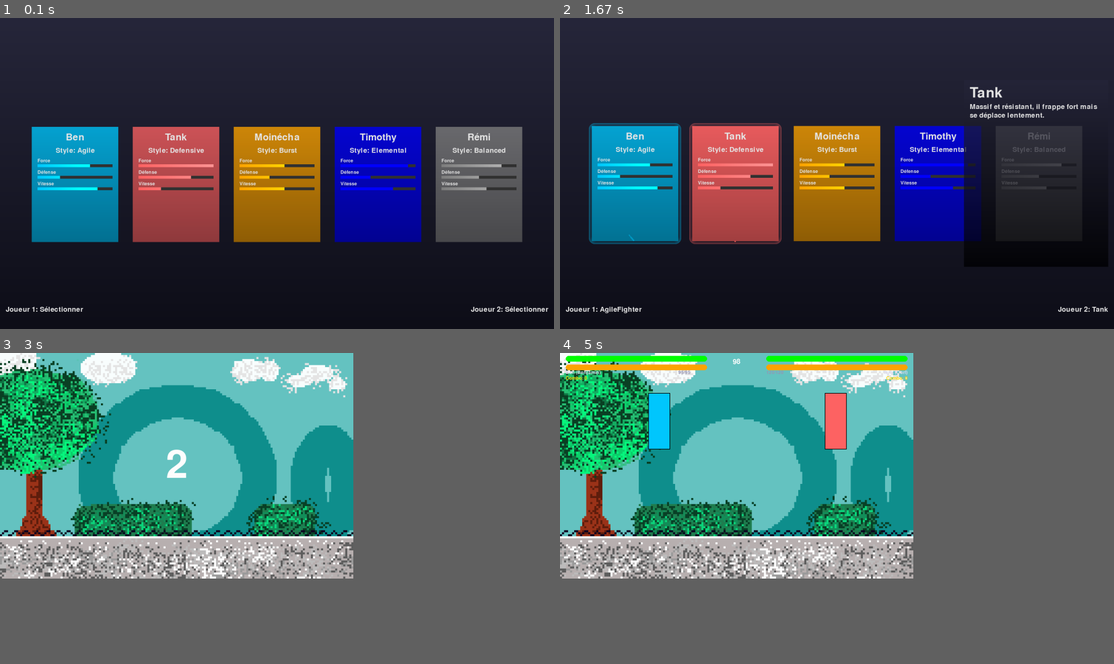
Above: before the commit, frames 1-4 (two rows, left to right).
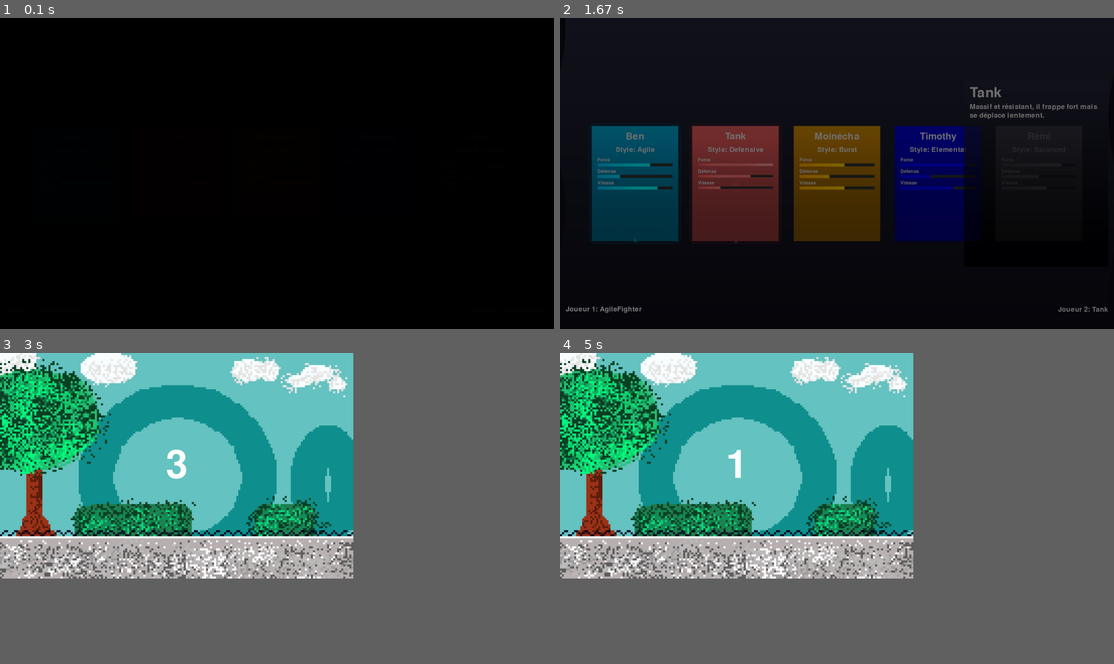
Above: after the commit, the same moments.

Repository: CarlosLeBg/pythfighter
Game: pygame game, started from src/core/selector.py
Two runs of this game, one before a commit and one after it. Both use one fixed random seed, a clock stepped at 60 frames per second and the inputs below.
Inputs (mouse positions are in pixels of both pictures, inside the frame that each line leads up to):
- Up to frame 1 (0.1 s): no input
- Up to frame 2 (1.67 s): click (632, 182) at 0.9 s; click (737, 182) at 1.23 s
- Up to frame 3 (3 s): no input
- Up to frame 4 (5 s): tap Enter at 4.73 s

The runs differ from the first frame. In frame 1, 94% of the frame differs, in the area x 0-100%, y 0-95%; in frame 2, 62%; in frame 3, 0.1%; in frame 4, 3.7%.

Commit message:
Modif de Carlos

Diff:
--- a/src/core/selector.py
+++ b/src/core/selector.py
@@ -1,17 +1,18 @@
 import pygame
 import sys
 import os
-
-sys.path.append(os.path.abspath(os.path.join(os.path.dirname(__file__), '..')))
-
-
 import subprocess
 import time
-from math import sin, cos
+from math import sin, cos, radians
 from dataclasses import dataclass
 from typing import List, Dict, Tuple
+import random
+
+sys.path.append(os.path.abspath(os.path.join(os.path.dirname(__file__), '..')))
+
 from config.settings import GameSettings
 from config.fighters import AgileFighter, Tank, BurstDamage, ThunderStrike, Bruiser
+from managers.position_manager import PositionManager
 
 FIGHTERS = {
     "AgileFighter": AgileFighter(),
@@ -20,15 +21,13 @@
     "ThunderStrike": ThunderStrike(),
     "Bruiser": Bruiser()
 }
-from managers.position_manager import PositionManager
-import threading
 
 SETTINGS = GameSettings()
 SCREEN_WIDTH = SETTINGS.SCREEN_WIDTH
 SCREEN_HEIGHT = SETTINGS.SCREEN_HEIGHT
 FPS = SETTINGS.FPS
 
-# Enhanced colors
+# Enhanced colors with alpha support
 BACKGROUND_COLOR = (15, 15, 25)
 TEXT_COLOR = (230, 230, 230)
 HOVER_COLOR = (255, 255, 255, 200)
@@ -36,26 +35,72 @@
 GRADIENT_TOP = (40, 40, 60)
 GRADIENT_BOTTOM = (15, 15, 25)
 
-class ParticleSystem:
+class EnhancedParticleSystem:
     def __init__(self):
         self.particles = []
-
-    def create_particle(self, pos, color):
-        particle = {
+        self.particle_types = {
+            'sparkle': self._create_sparkle,
+            'trail': self._create_trail,
+            'explosion': self._create_explosion
+        }
+
+    def _create_sparkle(self, pos, color):
+        angle = random.uniform(0, 360)
+        speed = random.uniform(2, 4)
+        return {
             'pos': list(pos),
-            'velocity': [((pygame.time.get_ticks() % 10) - 5) / 2, -3],
-            'lifetime': 60,
+            'velocity': [speed * cos(radians(angle)), speed * sin(radians(angle))],
+            'lifetime': random.randint(40, 80),
             'color': (*color, 255),
-            'size': 4
+            'size': random.uniform(2, 4),
+            'type': 'sparkle'
         }
+
+    def _create_trail(self, pos, color):
+        return {
+            'pos': list(pos),
+            'velocity': [random.uniform(-0.5, 0.5), random.uniform(-1, -2)],
+            'lifetime': random.randint(30, 50),
+            'color': (*color, 255),
+            'size': random.uniform(3, 6),
+            'type': 'trail'
+        }
+
+    def _create_explosion(self, pos, color):
+        angle = random.uniform(0, 360)
+        speed = random.uniform(4, 8)
+        return {
+            'pos': list(pos),
+            'velocity': [speed * cos(radians(angle)), speed * sin(radians(angle))],
+            'lifetime': random.randint(20, 40),
+            'color': (*color, 255),
+            'size': random.uniform(4, 8),
+            'type': 'explosion'
+        }
+
+    def create_particle(self, pos, color, particle_type='sparkle'):
+        particle = self.particle_types[particle_type](pos, color)
         self.particles.append(particle)
+
+    def create_explosion(self, pos, color, num_particles=20):
+        for _ in range(num_particles):
+            self.create_particle(pos, color, 'explosion')
 
     def update(self):
         for particle in self.particles[:]:
             particle['pos'][0] += particle['velocity'][0]
             particle['pos'][1] += particle['velocity'][1]
             particle['lifetime'] -= 1
-            particle['size'] *= 0.95
+
+            if particle['type'] == 'sparkle':
+                particle['size'] *= 0.95
+            elif particle['type'] == 'trail':
+                particle['velocity'][1] += 0.1  # Gravity effect
+            elif particle['type'] == 'explosion':
+                particle['size'] *= 0.9
+                particle['velocity'][0] *= 0.95
+                particle['velocity'][1] *= 0.95
+
             if particle['lifetime'] <= 0:
                 self.particles.remove(particle)
 
@@ -63,9 +108,16 @@
         for particle in self.particles:
             alpha = min(255, particle['lifetime'] * 4)
             color = (*particle['color'][:3], alpha)
-            pygame.draw.circle(screen, color,
-                             (int(particle['pos'][0]), int(particle['pos'][1])),
-                             int(particle['size']))
+
+            if particle['type'] == 'sparkle':
+                pygame.draw.circle(screen, color,
+                                 (int(particle['pos'][0]), int(particle['pos'][1])),
+                                 int(particle['size']))
+            elif particle['type'] in ['trail', 'explosion']:
+                size = int(particle['size'])
+                surf = pygame.Surface((size * 2, size * 2), pygame.SRCALPHA)
+                pygame.draw.circle(surf, color, (size, size), size)
+                screen.blit(surf, (int(particle['pos'][0] - size), int(particle['pos'][1] - size)))
 
 class CharacterSelect:
     def __init__(self):
@@ -78,16 +130,36 @@
         self.current_player = "player1"
         self.animation_time = 0
         self.hovered_character = None
-        self.particles = ParticleSystem()
-        self.selection_done = False  # New flag for selection completion
-
-        # Load and create fonts
-        self.fonts = {
-            'title': pygame.font.Font(None, 72),
-            'subtitle': pygame.font.Font(None, 48),
-            'normal': pygame.font.Font(None, 36),
-            'small': pygame.font.Font(None, 24)
-        }
+        self.particles = EnhancedParticleSystem()
+        self.selection_done = False
+
+        # Sound effects
+        pygame.mixer.init()
+        self.hover_sound = pygame.mixer.Sound("assets/sounds/hover.wav") if os.path.exists("assets/sounds/hover.wav") else None
+        self.select_sound = pygame.mixer.Sound("assets/sounds/select.wav") if os.path.exists("assets/sounds/select.wav") else None
+
+        # Load and create fonts with fallback
+        try:
+            font_path = "assets/fonts/your-fancy-font.ttf"
+            self.fonts = {
+                'title': pygame.font.Font(font_path if os.path.exists(font_path) else None, 72),
+                'subtitle': pygame.font.Font(font_path if os.path.exists(font_path) else None, 48),
+                'normal': pygame.font.Font(font_path if os.path.exists(font_path) else None, 36),
+                'small': pygame.font.Font(font_path if os.path.exists(font_path) else None, 24)
+            }
+        except:
+            self.fonts = {
+                'title': pygame.font.Font(None, 72),
+                'subtitle': pygame.font.Font(None, 48),
+                'normal': pygame.font.Font(None, 36),
+                'small': pygame.font.Font(None, 24)
+            }
+
+        # Transition effects
+        self.transition_alpha = 255
+        self.fade_speed = 5
+        self.transition_surface = pygame.Surface((SCREEN_WIDTH, SCREEN_HEIGHT))
+        self.transition_surface.fill((0, 0, 0))
 
     def draw_gradient_background(self):
         for y in range(SCREEN_HEIGHT):
@@ -96,7 +168,11 @@
                 GRADIENT_TOP[i] + (GRADIENT_BOTTOM[i] - GRADIENT_TOP[i]) * progress
                 for i in range(3)
             ]
-            pygame.draw.line(self.screen, color, (0, y), (SCREEN_WIDTH, y))
+            # Add subtle wave effect
+            wave_offset = sin(self.animation_time + y/100) * 20
+            pygame.draw.line(self.screen, color,
+                           (max(0, wave_offset), y),
+                           (SCREEN_WIDTH + min(0, wave_offset), y))
 
     def create_card_glow(self, surface, color, radius):
         glow = pygame.Surface((surface.get_width() + radius * 2,
@@ -104,7 +180,10 @@
                             pygame.SRCALPHA)
         for i in range(radius, 0, -1):
             alpha = int(100 * (i / radius))
-            pygame.draw.rect(glow, (*color, alpha),
+            # Add pulsing effect
+            pulse = sin(self.animation_time * 4) * 0.3 + 0.7
+            color_pulse = tuple(int(c * pulse) for c in color)
+            pygame.draw.rect(glow, (*color_pulse, alpha),
                            (radius - i, radius - i,
                             surface.get_width() + i * 2,
                             surface.get_height() + i * 2),
@@ -113,92 +192,113 @@
 
     def draw_character_card(self, name, data):
         card_rect = self.position_manager.card_positions[name]
-        hover = card_rect.collidepoint(pygame.mouse.get_pos())
-
-        # Card animation
+        mouse_pos = pygame.mouse.get_pos()
+        hover = card_rect.collidepoint(mouse_pos)
+
+        # Enhanced card animation
         y_offset = sin(self.animation_time * 3) * 5
         x_offset = 0
         if hover:
             x_offset = sin(self.animation_time * 8) * 3
             self.hovered_character = name
-            if pygame.time.get_ticks() % 10 == 0:
+            # Enhanced particle effects
+            if pygame.time.get_ticks() % 5 == 0:
                 self.particles.create_particle(
                     (card_rect.x + SETTINGS.CARD_WIDTH/2,
                      card_rect.y + SETTINGS.CARD_HEIGHT),
-                    data.color)
-
-        # Create card surface
+                    data.color,
+                    'trail')
+
+                # Add sparkles around the card
+                for _ in range(2):
+                    edge_pos = (
+                        card_rect.x + random.uniform(0, SETTINGS.CARD_WIDTH),
+                        card_rect.y + random.uniform(0, SETTINGS.CARD_HEIGHT)
+                    )
+                    self.particles.create_particle(edge_pos, data.color, 'sparkle')
+
+        # Create card surface with enhanced effects
         card_surface = pygame.Surface((SETTINGS.CARD_WIDTH, SETTINGS.CARD_HEIGHT),
                                     pygame.SRCALPHA)
 
-        # Draw card shadow and background
+        # Enhanced card shadow and background
+        shadow_offset = abs(sin(self.animation_time * 2)) * 4 + 4
         pygame.draw.rect(card_surface, CARD_SHADOW_COLOR,
-                        (4, 4, SETTINGS.CARD_WIDTH, SETTINGS.CARD_HEIGHT),
+                        (shadow_offset, shadow_offset,
+                         SETTINGS.CARD_WIDTH, SETTINGS.CARD_HEIGHT),
                         border_radius=20)
 
-        # Card base color with gradient
+        # Enhanced card gradient with animation
         for y in range(SETTINGS.CARD_HEIGHT):
             progress = y / SETTINGS.CARD_HEIGHT
+            wave = sin(self.animation_time * 2 + progress * 3) * 0.1
             color = [
-                max(0, min(255, data.color[i] * (1 - progress * 0.3)))
+                max(0, min(255, data.color[i] * (1 - progress * 0.3 + wave)))
                 for i in range(3)
             ]
             alpha = 230 if hover else 200
             pygame.draw.line(card_surface, (*color, alpha),
                            (0, y), (SETTINGS.CARD_WIDTH, y))
 
-        # Card content
+        # Card content with enhanced animations
+        self._draw_card_content(card_surface, data, hover)
+
+        # Selection indicators with enhanced effects
+        if name in [self.selected['player1'], self.selected['player2']]:
+            glow_color = SETTINGS.PLAYER1_COLOR if name == self.selected['player1'] else SETTINGS.PLAYER2_COLOR
+            glow = self.create_card_glow(card_surface, glow_color, 10)
+            self.screen.blit(glow,
+                           (card_rect.x + x_offset - 10,
+                            card_rect.y + y_offset - 10))
+
+        self.screen.blit(card_surface,
+                        (card_rect.x + x_offset, card_rect.y + y_offset))
+
+    def _draw_card_content(self, surface, data, hover):
         y_content = 20
 
-        # Character name
+        # Animated character name
         name_parts = data.name.split(" ")
+        scale = 1 + sin(self.animation_time * 4) * 0.05 if hover else 1
         text = self.fonts['subtitle'].render(name_parts[0], True, TEXT_COLOR)
-        card_surface.blit(text,
-                         (SETTINGS.CARD_WIDTH//2 - text.get_width()//2, y_content))
+        scaled_text = pygame.transform.scale(text,
+                                          (int(text.get_width() * scale),
+                                           int(text.get_height() * scale)))
+        surface.blit(scaled_text,
+                    (SETTINGS.CARD_WIDTH//2 - scaled_text.get_width()//2, y_content))
         y_content += 50
 
-        # Fighting style
-        style = self.fonts['normal'].render(f"Style: {data.style}", True, TEXT_COLOR)
-        card_surface.blit(style,
-                         (SETTINGS.CARD_WIDTH//2 - style.get_width()//2, y_content))
+        # Fighting style with hover effect
+        style_color = (*TEXT_COLOR[:3], 255 if hover else 200)
+        style = self.fonts['normal'].render(f"Style: {data.style}", True, style_color)
+        surface.blit(style,
+                    (SETTINGS.CARD_WIDTH//2 - style.get_width()//2, y_content))
         y_content += 40
 
-        # Stats bars
+        # Enhanced stats bars with animations
         for stat_name, value in list(data.stats.items())[:3]:
             stat_text = self.fonts['small'].render(stat_name, True, TEXT_COLOR)
-            card_surface.blit(stat_text, (20, y_content))
+            surface.blit(stat_text, (20, y_content))
 
             bar_width = SETTINGS.CARD_WIDTH - 40
-            # Background bar
-            pygame.draw.rect(card_surface, (50, 50, 50),
-                           (20, y_content + 20, bar_width, 10))
-            # Value bar with gradient
+            # Background bar with subtle animation
+            bg_height = 10 + sin(self.animation_time * 3) * 2 if hover else 10
+            pygame.draw.rect(surface, (50, 50, 50),
+                           (20, y_content + 20, bar_width, bg_height))
+
+            # Animated value bar with enhanced gradient
             value_width = int(bar_width * (value/10 if isinstance(value, (int, float)) else value/120))
             for x in range(value_width):
                 progress = x / bar_width
+                wave = sin(self.animation_time * 4 + progress * 10) * 0.1 if hover else 0
                 color = [
-                    max(0, min(255, data.color[i] * (1 + progress * 0.5)))
+                    max(0, min(255, data.color[i] * (1 + progress * 0.5 + wave)))
                     for i in range(3)
                 ]
-                pygame.draw.line(card_surface, color,
+                pygame.draw.line(surface, color,
                                (20 + x, y_content + 20),
-                               (20 + x, y_content + 29))
+                               (20 + x, y_content + 20 + bg_height))
             y_content += 40
-
-        # Selection indicators
-        if name == self.selected['player1']:
-            glow = self.create_card_glow(card_surface, SETTINGS.PLAYER1_COLOR, 10)
-            self.screen.blit(glow,
-                           (card_rect.x + x_offset - 10,
-                            card_rect.y + y_offset - 10))
-        elif name == self.selected['player2']:
-            glow = self.create_card_glow(card_surface, SETTINGS.PLAYER2_COLOR, 10)
-            self.screen.blit(glow,
-                           (card_rect.x + x_offset - 10,
-                            card_rect.y + y_offset - 10))
-
-        self.screen.blit(card_surface,
-                        (card_rect.x + x_offset, card_rect.y + y_offset))
 
     def draw_detail_panel(self):
         if not self.hovered_character:
@@ -209,31 +309,45 @@
         surface = pygame.Surface((panel_rect.width, panel_rect.height),
                                pygame.SRCALPHA)
 
-        # Panel background with gradient
+        # Enhanced panel background with animated gradient - Fixed color handling
         for y in range(panel_rect.height):
             progress = y / panel_rect.height
+            wave = sin(self.animation_time * 2 + progress * 3) * 0.1
+            # Ensure color values are integers and clamped between 0 and 255
             color = [
-                int(40 * (1 - progress)),
-                int(40 * (1 - progress)),
-                int(60 * (1 - progress))
+                max(0, min(255, int(40 * (1 - progress + wave)))),
+                max(0, min(255, int(40 * (1 - progress + wave)))),
+                max(0, min(255, int(60 * (1 - progress + wave)))),
+                180  # Fixed alpha value
             ]
-            pygame.draw.line(surface, (*color, 180),
-                           (0, y), (panel_rect.width, y))
-
-        # Panel content
+            pygame.draw.line(surface, color, (0, y), (panel_rect.width, y))
+
+        # Panel content with enhanced animations
         y = 20
         title = self.fonts['title'].render(char_data.name.split(" ")[0], True, TEXT_COLOR)
-        surface.blit(title, (20, y))
+        # Add title scale animation
+        scale = 1 + sin(self.animation_time * 3) * 0.05
+        scaled_title = pygame.transform.scale(title,
+                                           (int(title.get_width() * scale),
+                                            int(title.get_height() * scale)))
+        surface.blit(scaled_title, (20, y))
         y += 60
 
-        # Description with word wrap
+        # Enhanced description with animated word wrap and highlight effects
         words = char_data.description.split()
         line = ""
+        highlight_color = (*char_data.color, 150)
         for word in words:
             test_line = line + word + " "
             test_surface = self.fonts['normal'].render(test_line, True, TEXT_COLOR)
             if test_surface.get_width() > panel_rect.width - 40:
                 desc = self.fonts['normal'].render(line, True, TEXT_COLOR)
+                # Add subtle highlight effect
+                highlight = pygame.Surface((desc.get_width(), desc.get_height()),
+                                        pygame.SRCALPHA)
+                highlight.fill(highlight_color)
+                highlight.set_alpha(int(abs(sin(self.animation_time * 2)) * 30))
+                surface.blit(highlight, (20, y))
                 surface.blit(desc, (20, y))
                 y += 30
                 line = word + " "
@@ -241,21 +355,74 @@
                 line = test_line
         if line:
             desc = self.fonts['normal'].render(line, True, TEXT_COLOR)
+            highlight = pygame.Surface((desc.get_width(), desc.get_height()),
+                                    pygame.SRCALPHA)
+            highlight.fill(highlight_color)
+            highlight.set_alpha(int(abs(sin(self.animation_time * 2)) * 30))
+            surface.blit(highlight, (20, y))
             surface.blit(desc, (20, y))
 
         self.screen.blit(surface, (panel_rect.x, panel_rect.y))
 
     def draw_player_prompts(self):
-        # Player prompts
-        player_text = self.fonts['normal'].render(f"Joueur 1: {self.selected['player1']}" if self.selected["player1"] else "Joueur 1: Sélectionner", True, TEXT_COLOR)
-        self.screen.blit(player_text, (20, SCREEN_HEIGHT - 80))
-
-        player_text = self.fonts['normal'].render(f"Joueur 2: {self.selected['player2']}" if self.selected["player2"] else "Joueur 2: Sélectionner", True, TEXT_COLOR)
-        self.screen.blit(player_text, (SCREEN_WIDTH - player_text.get_width() - 20, SCREEN_HEIGHT - 80))
+        # Enhanced player prompts with animations and effects
+        for player_num, player_type in [("1", "player1"), ("2", "player2")]:
+            is_current = self.current_player == player_type
+            text_color = list(TEXT_COLOR)
+
+            # Pulse effect for current player
+            if is_current:
+                pulse = abs(sin(self.animation_time * 4))
+                text_color = [min(255, c + 50 * pulse) for c in text_color]
+
+            player_text = self.fonts['normal'].render(
+                f"Joueur {player_num}: {self.selected[player_type]}"
+                if self.selected[player_type] else
+                f"Joueur {player_num}: Sélectionner",
+                True, text_color
+            )
+
+            # Position with bounce effect
+            y_pos = SCREEN_HEIGHT - 80
+            if is_current:
+                y_pos += sin(self.animation_time * 5) * 5
+
+            x_pos = 20 if player_num == "1" else SCREEN_WIDTH - player_text.get_width() - 20
+            self.screen.blit(player_text, (x_pos, y_pos))
+
+    def handle_character_selection(self, char_name):
+        """Handle character selection with enhanced feedback"""
+        if self.current_player == "player1" and self.selected['player1'] is None:
+            self.selected['player1'] = char_name
+            # Create selection effect
+            pos = self.position_manager.card_positions[char_name].center
+            self.particles.create_explosion(pos, SETTINGS.PLAYER1_COLOR)
+            if self.select_sound:
+                self.select_sound.play()
+        elif self.current_player == "player2" and self.selected['player2'] is None:
+            self.selected['player2'] = char_name
+            # Create selection effect
+            pos = self.position_manager.card_positions[char_name].center
+            self.particles.create_explosion(pos, SETTINGS.PLAYER2_COLOR)
+            if self.select_sound:
+                self.select_sound.play()
+
+        if self.selected['player1'] and self.selected['player2']:
+            self.selection_done = True
+
+        self.current_player = "player2" if self.current_player == "player1" else "player1"
+
+    def handle_transition(self):
+        """Handle screen transition effects"""
+        if self.transition_alpha > 0:
+            self.transition_surface.set_alpha(self.transition_alpha)
+            self.screen.blit(self.transition_surface, (0, 0))
+            self.transition_alpha = max(0, self.transition_alpha - self.fade_speed)
 
     def run(self):
         clock = pygame.time.Clock()
         running = True
+        last_hover = None
 
         while running:
             self.animation_time = pygame.time.get_ticks() / 1000
@@ -266,14 +433,20 @@
                 elif event.type == pygame.MOUSEBUTTONDOWN and event.button == 1:
                     for char_name, char_rect in self.position_manager.card_positions.items():
                         if char_rect.collidepoint(event.pos):
-                            if self.current_player == "player1" and self.selected['player1'] is None:
-                                self.selected['player1'] = char_name
-                            elif self.current_player == "player2" and self.selected['player2'] is None:
-                                self.selected['player2'] = char_name
-                            if self.selected['player1'] and self.selected['player2']:
-                                self.selection_done = True  # Flag to indicate both players selected
-                            self.current_player = "player2" if self.current_player == "player1" else "player1"
+                            self.handle_character_selection(char_name)
                             break
+
+            # Handle hover sound effects
+            current_hover = None
+            mouse_pos = pygame.mouse.get_pos()
+            for char_name, char_rect in self.position_manager.card_positions.items():
+                if char_rect.collidepoint(mouse_pos):
+                    current_hover = char_name
+                    break
+
+            if current_hover != last_hover and self.hover_sound:
+                self.hover_sound.play()
+            last_hover = current_hover
 
             # Draw everything
             self.screen.fill(BACKGROUND_COLOR)
@@ -289,13 +462,32 @@
 
             self.draw_detail_panel()
             self.draw_player_prompts()
-
-            # Delay before launching the game
+            self.handle_transition()
+
+            # Handle game launch with transition
             if self.selection_done:
+                # Create final selection effect
+                for char_name in [self.selected["player1"], self.selected["player2"]]:
+                    pos = self.position_manager.card_positions[char_name].center
+                    self.particles.create_explosion(pos, (255, 255, 255))
+
                 pygame.display.flip()
-                time.sleep(0.5)  # 0.5 seconds for character selection visualization
-                # Run the game
-                subprocess.run([sys.executable, "src\core\game.py", self.selected["player1"], self.selected["player2"]])
+                time.sleep(0.5)
+
+                # Fade out
+                alpha = 0
+                fade_surface = pygame.Surface((SCREEN_WIDTH, SCREEN_HEIGHT))
+                fade_surface.fill((0, 0, 0))
+                while alpha < 255:
+                    self.screen.blit(fade_surface, (0, 0))
+                    fade_surface.set_alpha(alpha)
+                    pygame.display.flip()
+                    alpha += 5
+                    time.sleep(0.01)
+
+                # Launch the game
+                subprocess.run([sys.executable, "src/core/game.py",
+                              self.selected["player1"], self.selected["player2"]])
                 sys.exit()
 
             pygame.display.flip()
